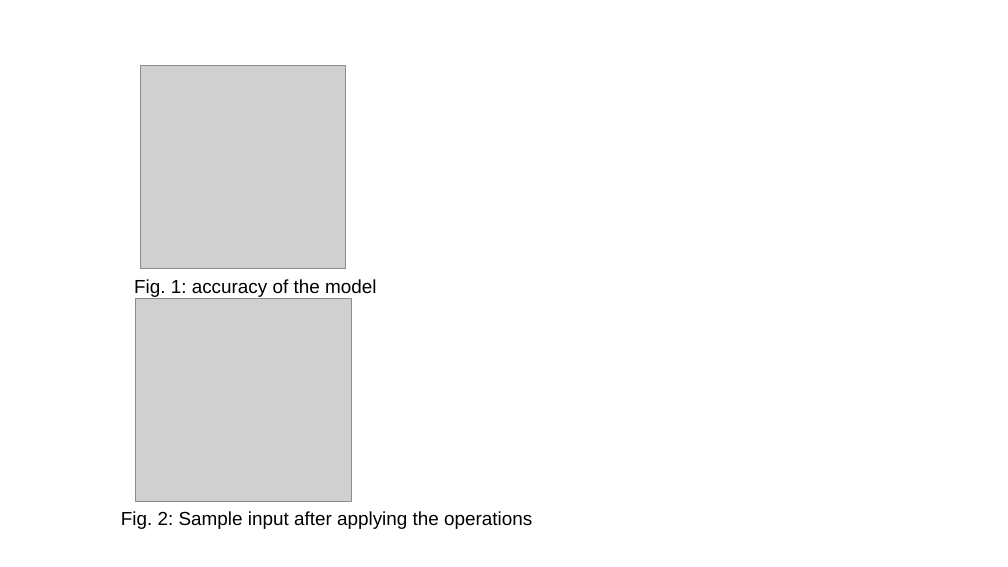
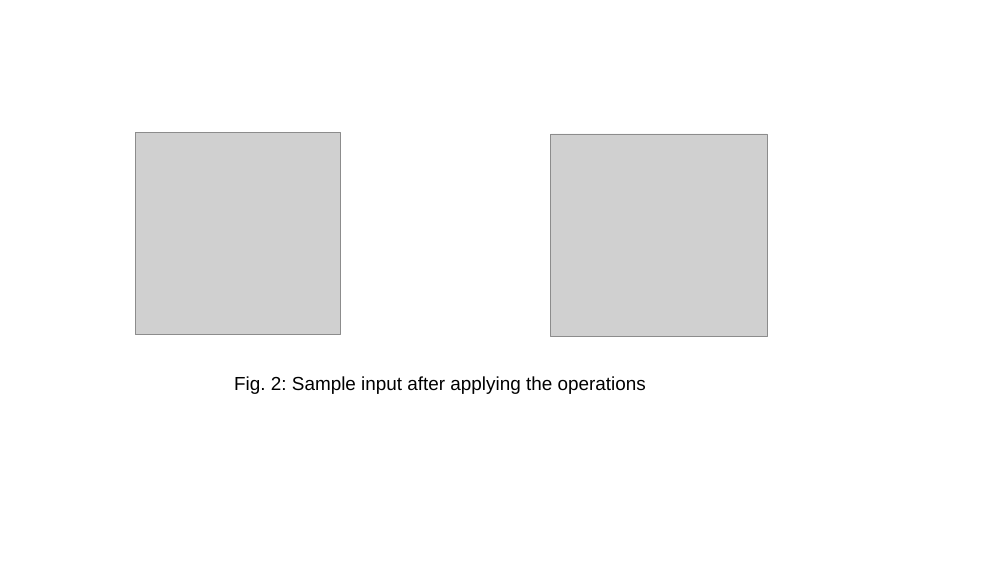
Before and after one commit to VaibhaveS/Focus, a slide deck: slide 10 of Documents/IP_Project.pptx. Drawn at 1008x567 pixels with LibreOffice and Linux fonts; fonts in the diff are those of the drawing; grey boxes stand for pictures. Boxes give left, top, right and bottom in pixels: in the first picture for what was removed or moved away, otherwise in the second. Text is boxed around its words. In the diff, an @@ line names an element or a change of style, - is before the commit and + after.

```diff
--- a/Documents/IP_Project.pptx
+++ b/Documents/IP_Project.pptx
@@ picture: place and size @@
-picture at <box>141,66,346,268</box>
+picture at <box>135,132,341,335</box>
@@ picture: place and size @@
-picture at <box>135,299,352,501</box>
+picture at <box>551,134,768,337</box>
@@ text removed at <box>134,279,376,297</box> @@
-Fig. 1: accuracy of the model
@@ text "Fig. 2: Sample input after ...": place and size @@
-text "Fig. 2: Sample input after ..." at <box>121,511,532,529</box>
+text "Fig. 2: Sample input after ..." at <box>234,376,646,394</box>
```
Also in this commit, not shown: 7 other slides changed, 9 slides added.
